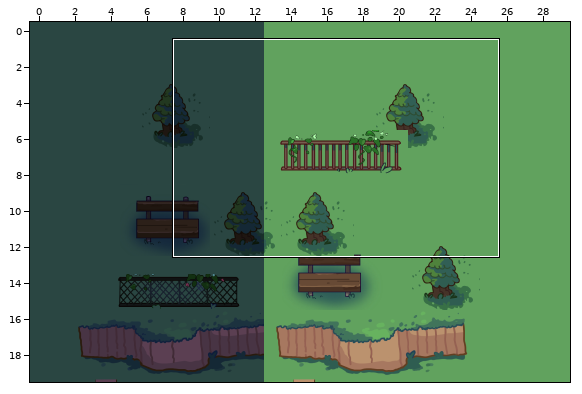
Level history. Tiled map: assets/maps/map1.tmx. Above: a wide view before the commit, with the close-up outlined.
Close-up. Earlier state:
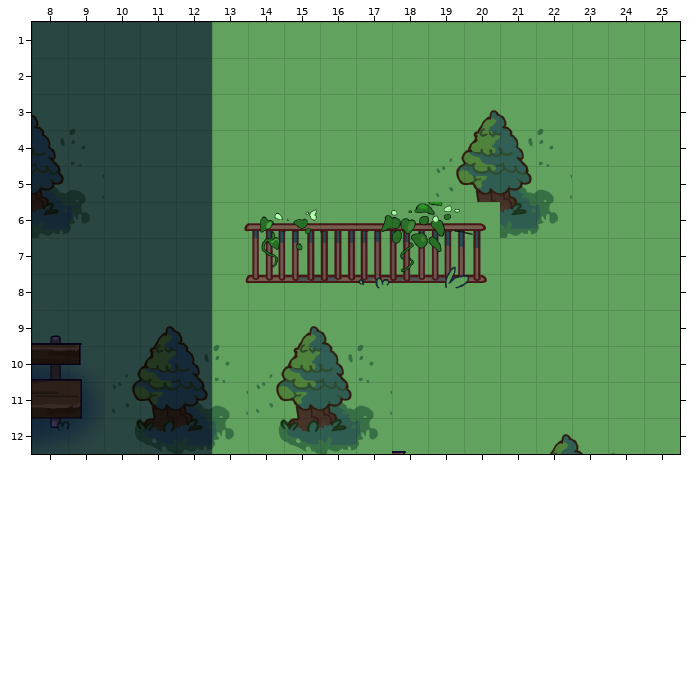
Cells are 64x64 px. Shown: x 8..25, y 1..12. The commit also changed other parts of the map, which this record leaves out.
New version:
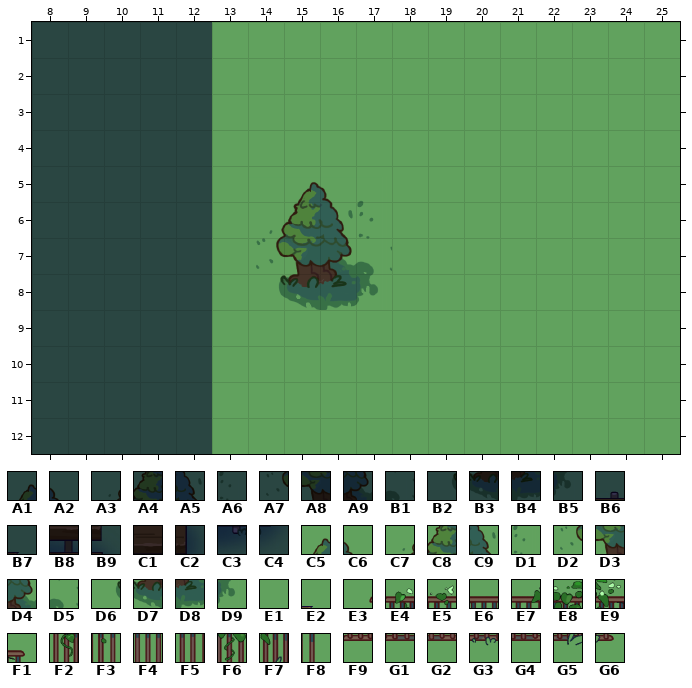
Key: from "dark_outdoor": A1 9, A2 10, A3 40, A4 41, A5 42, A6 43, A7 72, A8 73, A9 74, B1 75, B2 104, B3 105, B4 106, B5 107, B6 346, B7 347, B8 378, B9 379, C1 410, C2 411, C3 442, C4 443; from "outdoor": C5 9, C6 10, C7 40, C8 41, C9 42, D1 43, D2 72, D3 73, D4 74, D5 75, D6 104, D7 105, D8 106, D9 107, E1 330, E2 347, E3 711, E4 712, E5 713, E6 714, E7 715, E8 716, E9 717, F1 718, F2 744, F3 745, F4 746, F5 747, F6 748, F7 749, F8 750, F9 776, G1 777, G2 778, G3 779, G4 780, G5 781, G6 782.
__ is an empty cell.
Tiles replaced or removed in this view: A1, A2, A3, A4, A5, A6, A7, A8, A9, B1, B2, B3, B4, B5, B6, B7, B8, B9, C1, C2, C3, C4, C5, C6, C7, C8, C9, D1, D2, D3, D4, D5, D6, D7, D8, D9, E1, E2, E3, E4, E5, E6, E7, E8, E9, F1, F2, F3, F4, F5, F6, F7, F8, F9, G1, G2, G3, G4, G5, G6.
Changes in this commit:
Changed rows in their new state; .. is an unchanged cell.
Layer "ground":
first column x 14:
 5 .. C5 C6 ..
 6 C7 C8 C9 D1
 7 D2 D3 D4 D5
 8 D6 D7 D8 D9
Layer "wall" (removed):
first column x 8:
 3 __ .. .. .. .. .. .. .. .. .. .. .. __ __ .. ..
 4 __ __ .. .. .. .. .. .. .. .. .. __ __ __ __ ..
 5 __ __ .. .. .. .. .. .. .. .. .. __ __ __ __ ..
 6 __ __ .. .. .. __ __ __ __ __ __ __ __ __ __ ..
 7 .. .. .. .. .. .. __ __ __ __ __ __ __ .. .. ..
 8 .. .. .. .. .. .. __ __ __ __ __ __ __ .. .. ..
 9 __ __ .. __ __ .. .. __ __ .. .. .. .. .. .. ..
10 __ __ __ __ __ __ __ __ __ __ .. .. .. .. .. ..
11 __ __ __ __ __ __ __ __ __ __ .. .. .. .. .. ..
12 __ __ __ __ __ __ __ __ __ __ __ .. .. .. __ __
